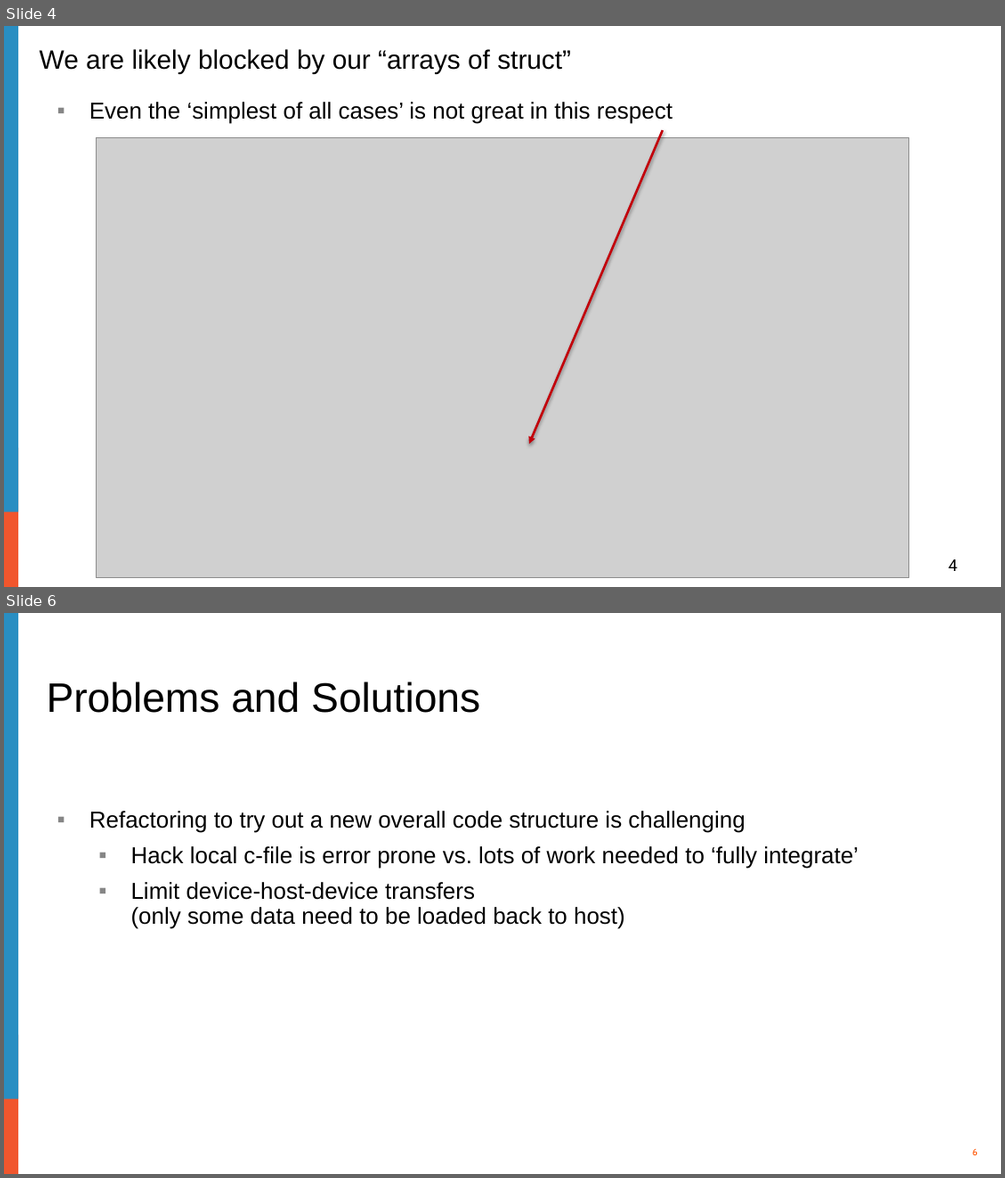
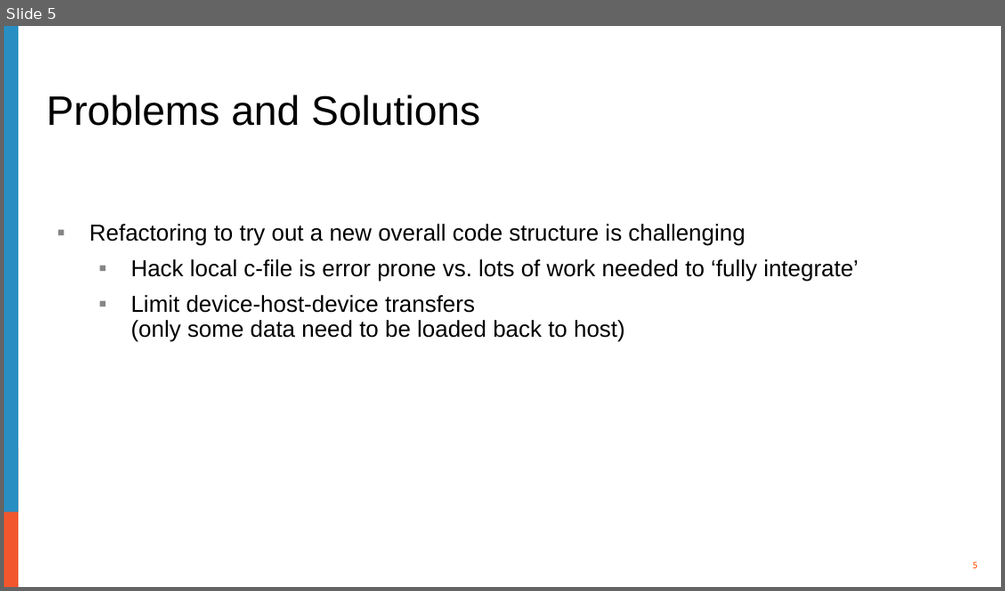
Before and after one commit to mccode-dev/Helmholtz2025, a slide deck: presentations/day3/Helmholtz - McStas day3.pptx. Shown one above the other, each under a label of ours: slides 4 and 6 before the commit, slide 5 after it; the slides between them are not shown. The pictures are 1005x1178 and 1005x591 pixels, drawn with LibreOffice and Linux fonts; fonts in the diff are those of the drawing; grey boxes stand for pictures; background and template pictures are left out. Boxes give left, top, right and bottom in pixels: in the first picture for what was removed or moved away, otherwise in the second. Text is boxed around its words. In the diff, an @@ line names an element or a change of style, - is before the commit and + after.

```diff
--- a/presentations/day3/Helmholtz - McStas day3.pptx
+++ b/presentations/day3/Helmholtz - McStas day3.pptx
@@ slide 4 removed at [4, 26, 1001, 587], background #FFFFFF; not listed: 2 template elements that a slide beside it also shows @@
@@ title removed at [40, 49, 571, 73] @@
-We are likely blocked by our “arrays of struct”
@@ text removed at [89, 102, 672, 124] @@
-▪ Even the ‘simplest of all cases’ is not great in this respect
@@ arrow removed from (663, 130) to (529, 443) @@
@@ picture removed at [97, 138, 908, 579] @@
@@ page number removed at [948, 559, 957, 571] @@
-4
@@ what was slide 6 is now slide 5 @@
```
Also in this commit, not shown: 1 slide changed, 2 other files.
